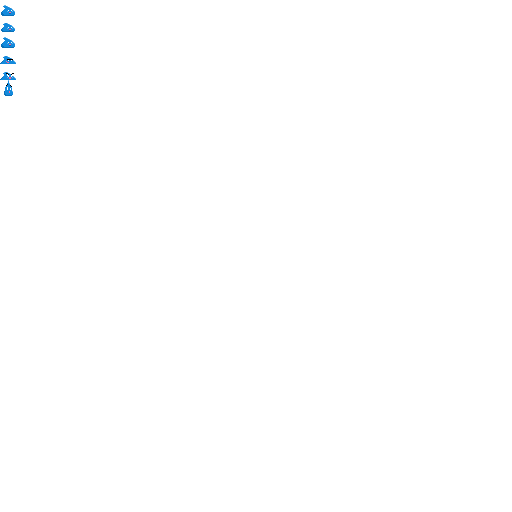
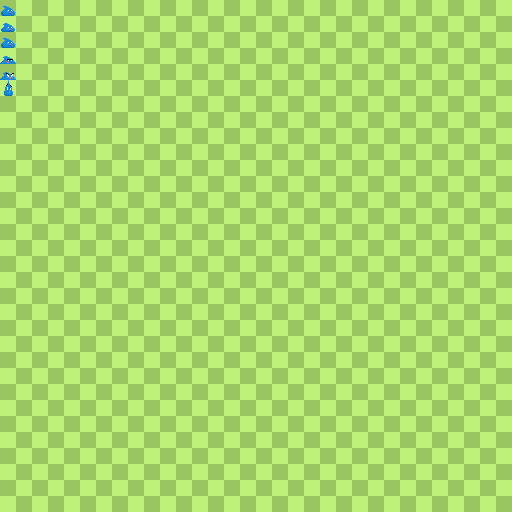
Revision of a layered 512 x 512 image; what changed, layer by layer:
showed "bg.png" over [0, 0, 512, 512]
